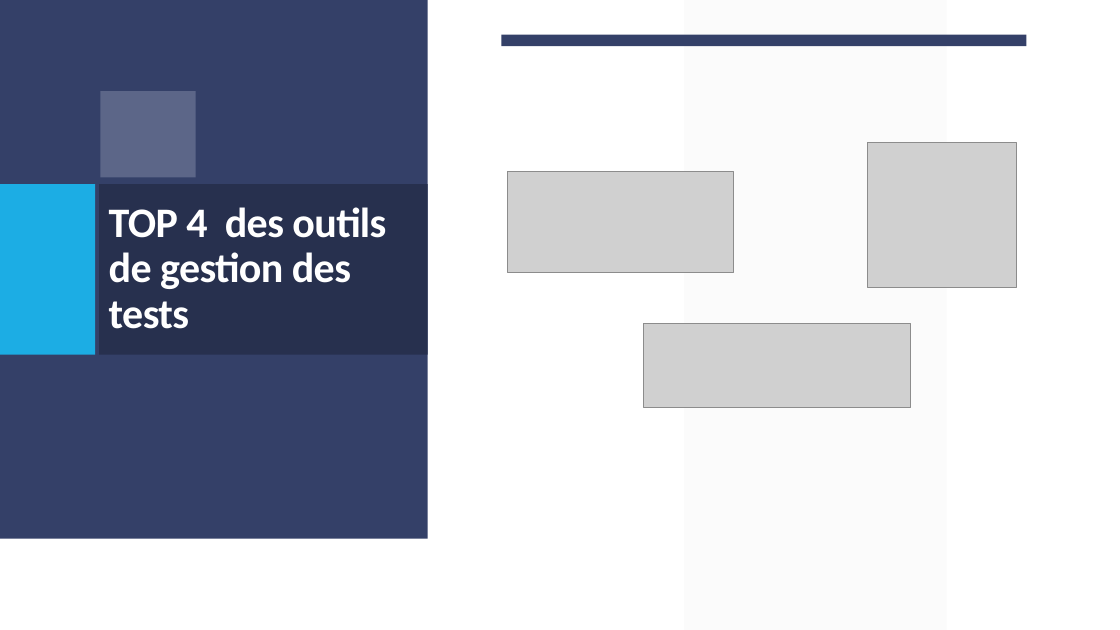
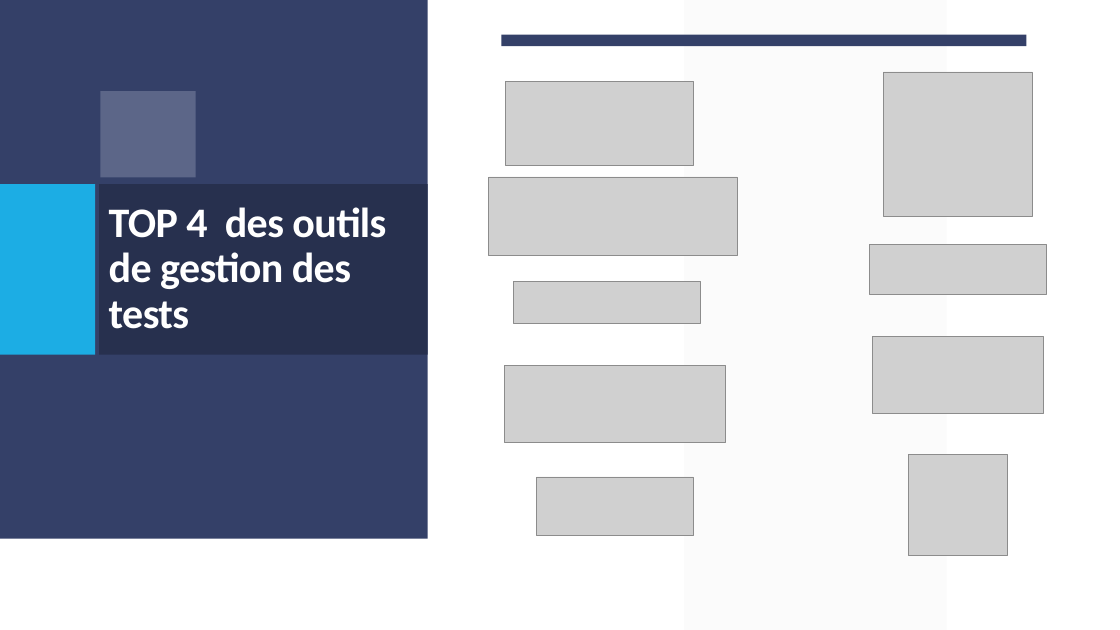
Before and after one commit to ines1900/Act-3.17, a slide deck: slide 6 of Les outils de gestion des tests.pptx. Drawn at 1120x630 pixels with LibreOffice and Linux fonts; fonts in the diff are those of the drawing; grey boxes stand for pictures. Boxes give left, top, right and bottom in pixels: in the first picture for what was removed or moved away, otherwise in the second. Text is boxed around its words. In the diff, an @@ line names an element or a change of style, - is before the commit and + after.

```diff
--- a/Les outils de gestion des tests.pptx
+++ b/Les outils de gestion des tests.pptx
@@ picture: place and size @@
-picture at [507, 171, 734, 273]
+picture at [506, 82, 693, 166]
@@ picture: place and size @@
-picture at [868, 143, 1017, 287]
+picture at [884, 72, 1033, 217]
@@ picture: place and size @@
-picture at [644, 323, 911, 408]
+picture at [489, 177, 738, 255]
@@ picture added at [870, 245, 1046, 294] @@
@@ picture added at [514, 281, 702, 323] @@
@@ picture added at [873, 336, 1044, 413] @@
@@ picture added at [505, 365, 726, 443] @@
@@ picture added at [537, 477, 693, 536] @@
@@ picture added at [908, 455, 1007, 556] @@
```
Also in this commit, not shown: 1 other slide changed, 4 slides added, 1 slide removed.
